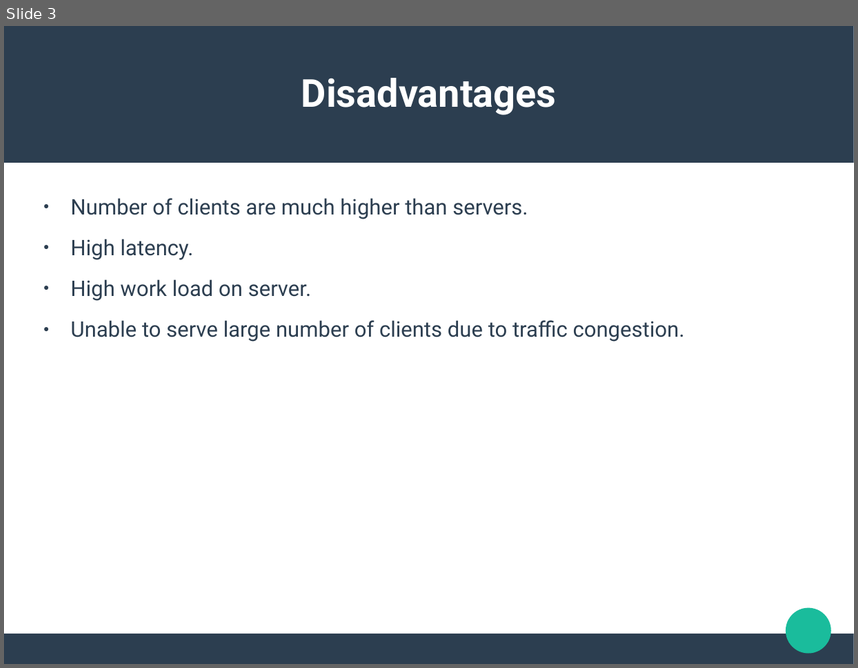
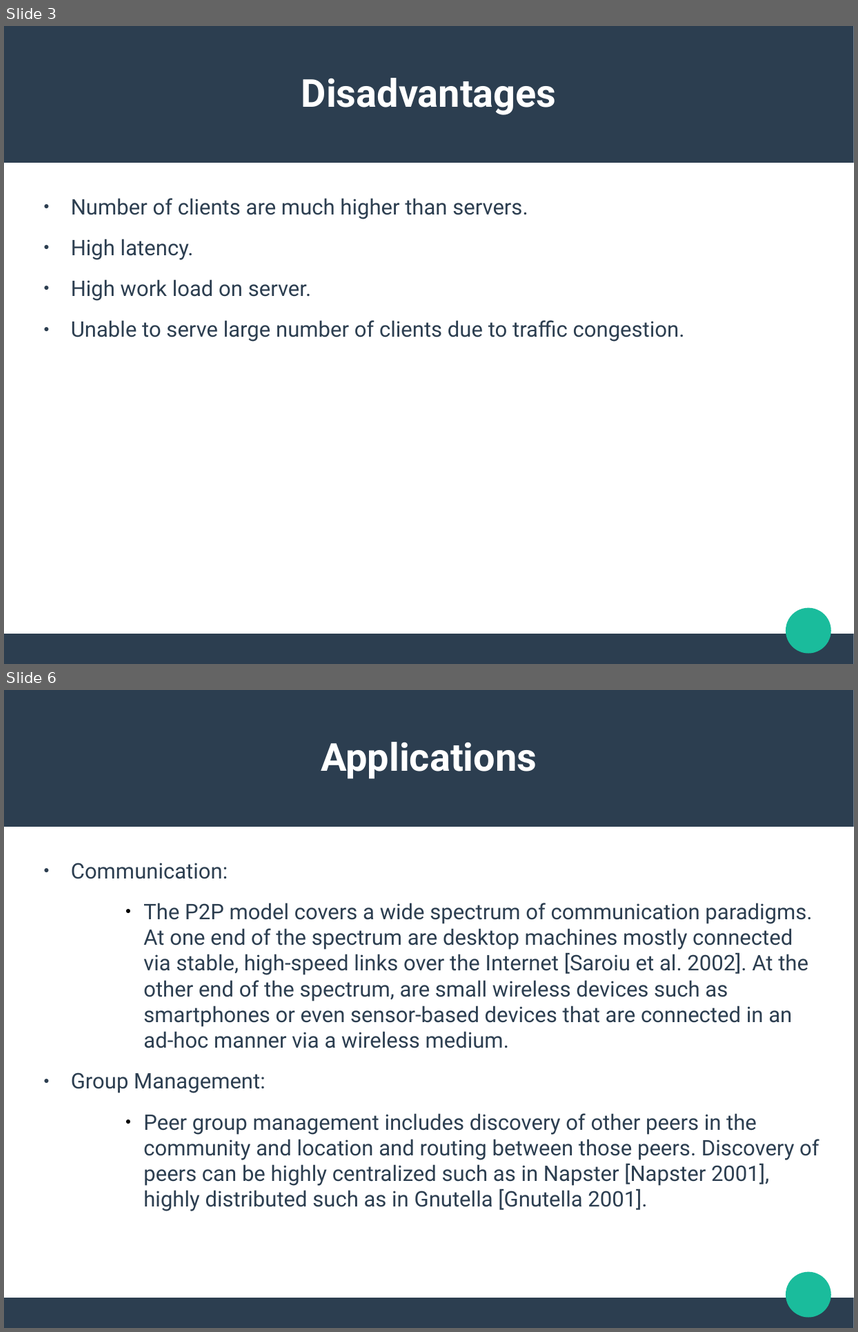
Before and after one commit to ishanjoshi02/TeSeminar, a slide deck: Presentation/Neeraj/Presentation.pptx. Shown one above the other, each under a label of ours: slide 3 before the commit, slides 3 and 6 after it; the slides between them are not shown. The pictures are 858x668 and 858x1332 pixels, drawn with LibreOffice and Linux fonts; fonts in the diff are those of the drawing. Boxes give left, top, right and bottom in pixels: in the first picture for what was removed or moved away, otherwise in the second. Text is boxed around its words. In the diff, an @@ line names an element or a change of style, - is before the commit and + after.

```diff
--- a/Presentation/Neeraj/Presentation.pptx
+++ b/Presentation/Neeraj/Presentation.pptx
@@ slide 6 added at [4, 690, 854, 1328], background #FFFFFF; not listed: 3 template elements that a slide beside it also shows @@
@@ text added at [321, 742, 537, 779], 36 pt, text #FFFFFF, bold @@
+Applications
@@ text added at [71, 862, 819, 1211], 20 pt, text #2C3E50 @@
+● Communication:
+          ● The P2P model covers a wide spectrum of communication paradigms. At one end of the spectrum are desktop machines mostly connected via stable, high-speed links over the Internet [Saroiu et al. 2002]. At the other end of the spectrum, are small wireless devices such as smartphones or even sensor-based devices that are connected in an ad-hoc manner via a wireless medium.
+● Group Management:
+          ● Peer group management includes discovery of other peers in the community and location and routing between those peers. Discovery of peers can be highly centralized such as in Napster [Napster 2001], highly distributed such as in Gnutella [Gnutella 2001].
```
Also in this commit, not shown: 2 slides changed, 6 other slides added, 2 slides removed, 8 other files.
